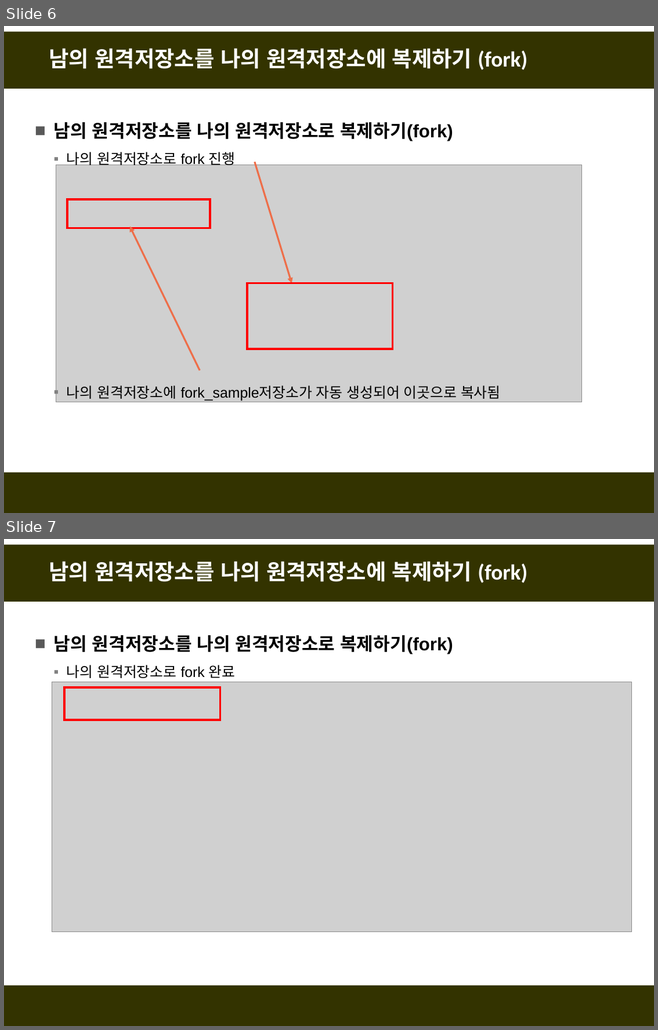
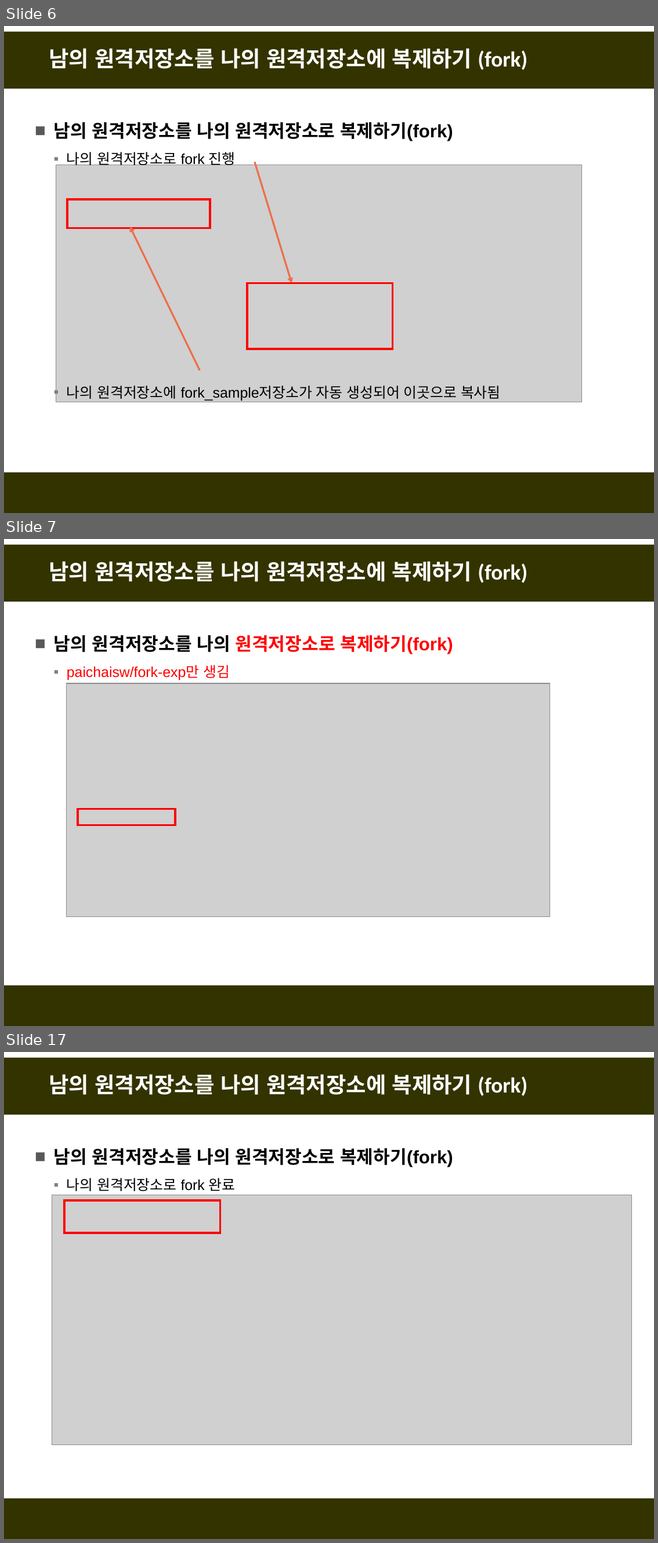
Before and after one commit to fasthill/github-lecture, a slide deck: git및github첫걸음3-원격저장소이용.pptx. Shown one above the other, each under a label of ours: slides 6 and 7 before the commit, slides 6, 7 and 17 after it; the slides between them are not shown. The pictures are 658x1030 and 658x1543 pixels, drawn with LibreOffice and Linux fonts; fonts in the diff are those of the drawing; grey boxes stand for pictures. Boxes give left, top, right and bottom in pixels: in the first picture for what was removed or moved away, otherwise in the second. Text is boxed around its words. In the diff, an @@ line names an element or a change of style, - is before the commit and + after.

```diff
--- a/git및github첫걸음3-원격저장소이용.pptx
+++ b/git및github첫걸음3-원격저장소이용.pptx
@@ slide 7 added at [4, 539, 654, 1026], background #FFFFFF; not listed: 2 template elements that a slide beside it also shows @@
@@ title added at [49, 561, 527, 583], 24 pt, text #FFFFFF, bold @@
+남의 원격저장소를 나의 원격저장소에 복제하기 (fork)
@@ text added at [54, 635, 452, 680], 20 pt, text #FF0000, bold @@
+■ 남의 원격저장소를 나의 원격저장소로 복제하기(fork)
+  ▪ paichaisw/fork-exp만 생김
@@ picture added at [67, 683, 550, 917] @@
@@ rectangle added at [78, 809, 175, 826], outline #FF0000 2.25 pt @@
@@ what was slide 7 is now slide 17 @@
```
Also in this commit, not shown: 2 slides changed, 9 other slides added.
